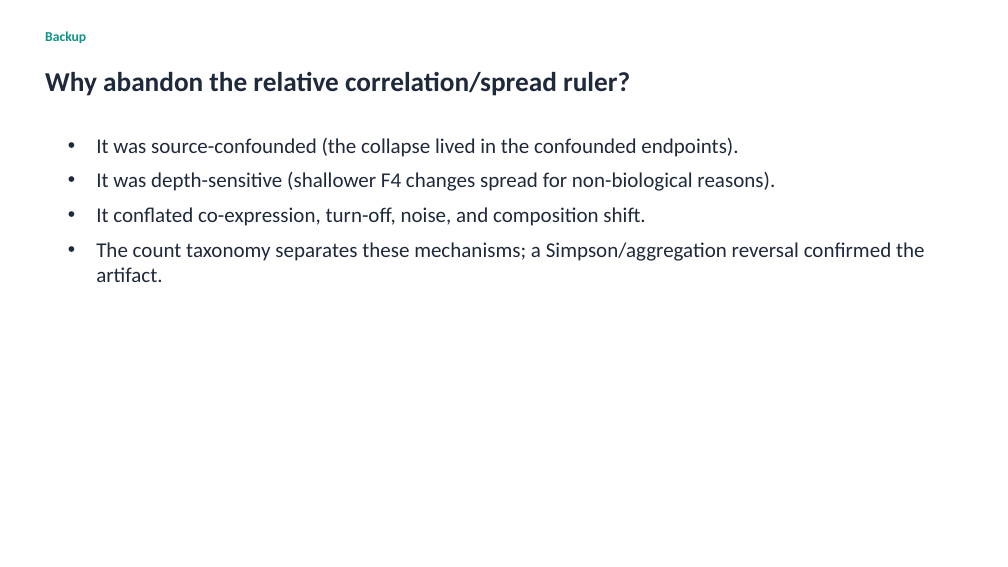
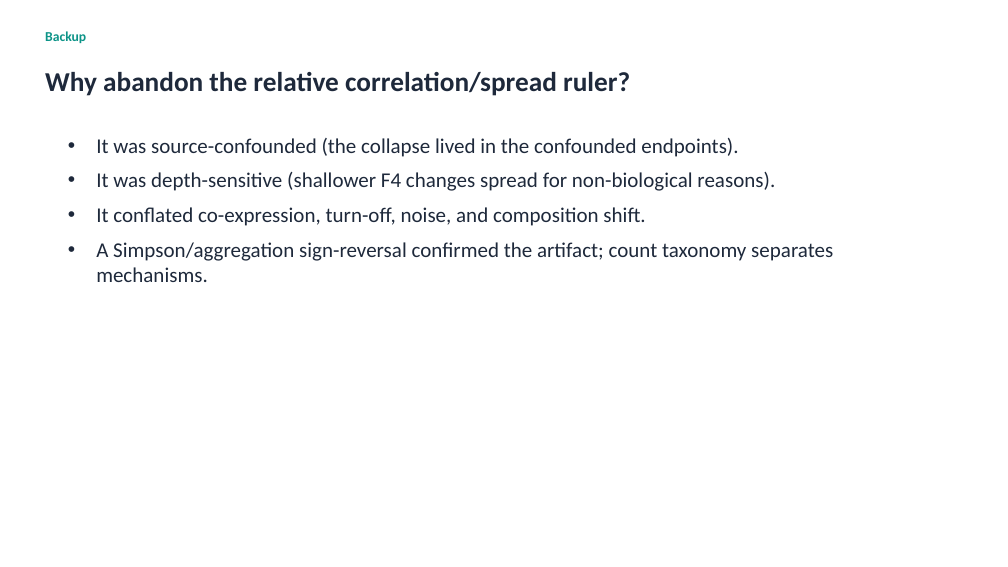
Before and after one commit to roeetekoah/liver-zonation, a slide deck: slide 17 of reports/deck/MASLD_zonation_reanalysis_8min.pptx (slide 14 before the commit). Drawn at 1008x567 pixels with LibreOffice and Linux fonts; fonts in the diff are those of the drawing. Boxes give left, top, right and bottom in pixels: in the first picture for what was removed or moved away, otherwise in the second. Text is boxed around its words. In the diff, an @@ line names an element or a change of style, - is before the commit and + after.

```diff
--- a/reports/deck/MASLD_zonation_reanalysis_8min.pptx
+++ b/reports/deck/MASLD_zonation_reanalysis_8min.pptx
@@ text at [96, 242, 833, 282]: text changed @@
-• The count taxonomy separates these mechanisms; a Simpson/aggregation reversal confirmed the artifact.
+• A Simpson/aggregation sign-reversal confirmed the artifact; count taxonomy separates mechanisms.
```
Also in this commit, not shown: 10 other slides changed, 2 slides added, 4 other files.
